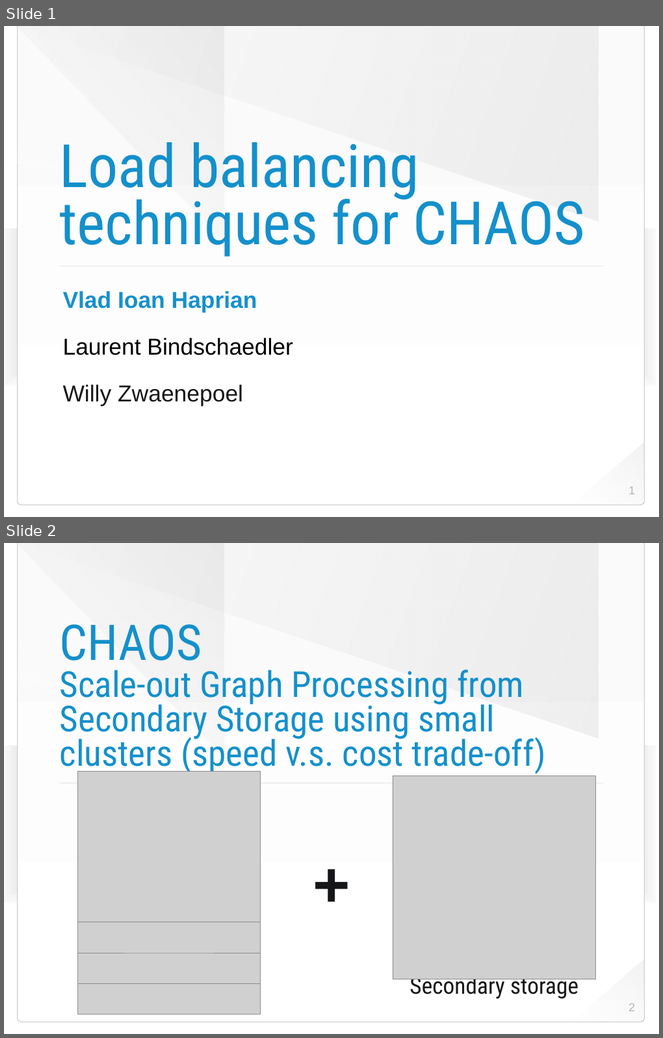
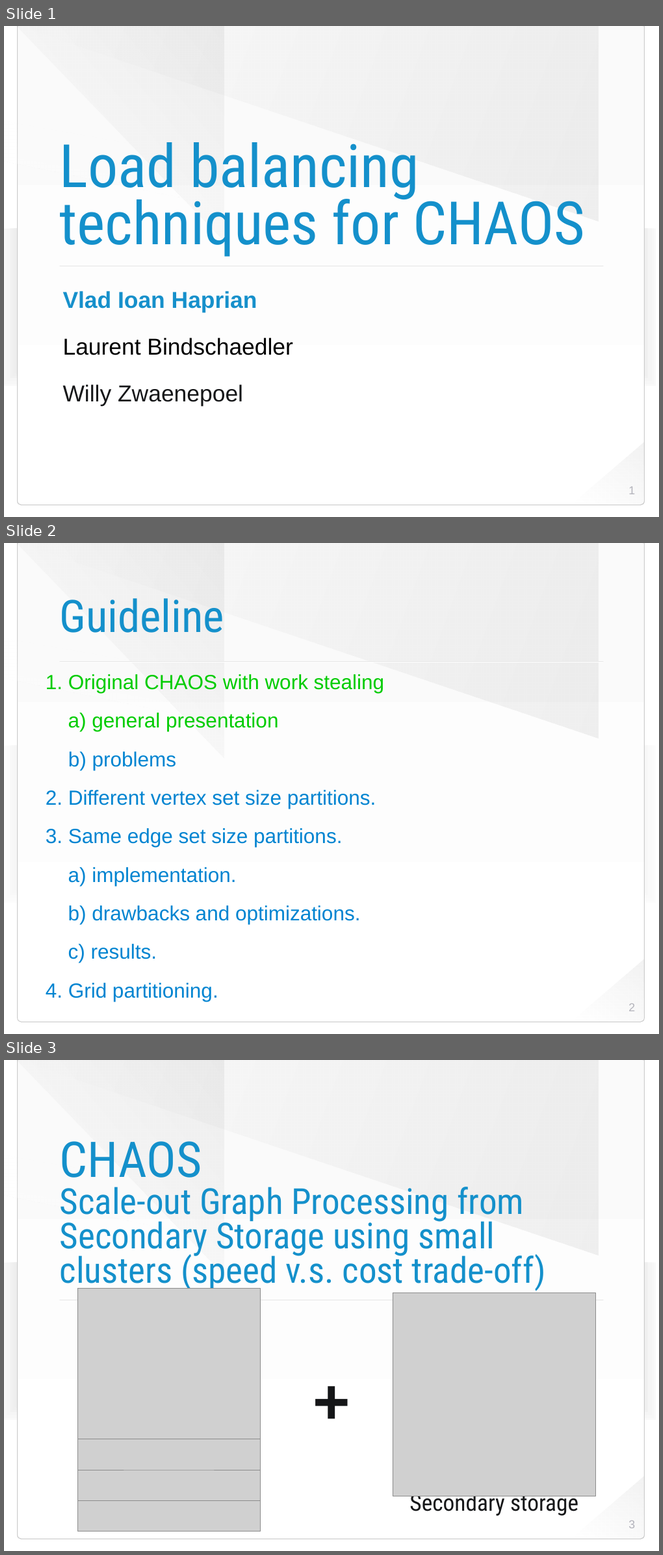
Before and after one commit to HaprianVlad/chaos, a slide deck: presentation.odp. Shown one above the other, each under a label of ours: slides 1 and 2 before the commit, slides 1, 2 and 3 after it. The pictures are 663x1038 and 663x1555 pixels, drawn with LibreOffice and Linux fonts; fonts in the diff are those of the drawing; grey boxes stand for pictures; background and template pictures are left out. Boxes give left, top, right and bottom in pixels: in the first picture for what was removed or moved away, otherwise in the second. Text is boxed around its words. In the diff, an @@ line names an element or a change of style, - is before the commit and + after.

Commit message:
add slides

```diff
--- a/presentation.odp
+++ b/presentation.odp
@@ slide 2 added at bbox=[4, 543, 659, 1034], background picture (left out); not listed: 8 template elements that a slide beside it also shows @@
@@ title added at bbox=[60, 598, 224, 633], 70 pt, text #1490CB @@
+Guideline
@@ text added at bbox=[46, 674, 385, 1002], 32 pt, text #0084D1 @@
+1. Original CHAOS with work stealing
+a) general presentation
+b) problems
+2. Different vertex set size partitions.
+3. Same edge set size partitions.
+a) implementation.
+b) drawbacks and optimizations.
+c) results.
+4. Grid partitioning.
@@ page number added at bbox=[629, 1004, 635, 1012], 18 pt, text #B3B3BB @@
+2
@@ what was slide 2 is now slide 3 @@
@@ page number at bbox=[629, 1521, 635, 1529]: text changed @@
-2
+3
```
Also in this commit, not shown: 6 other slides added, 2 other files.
